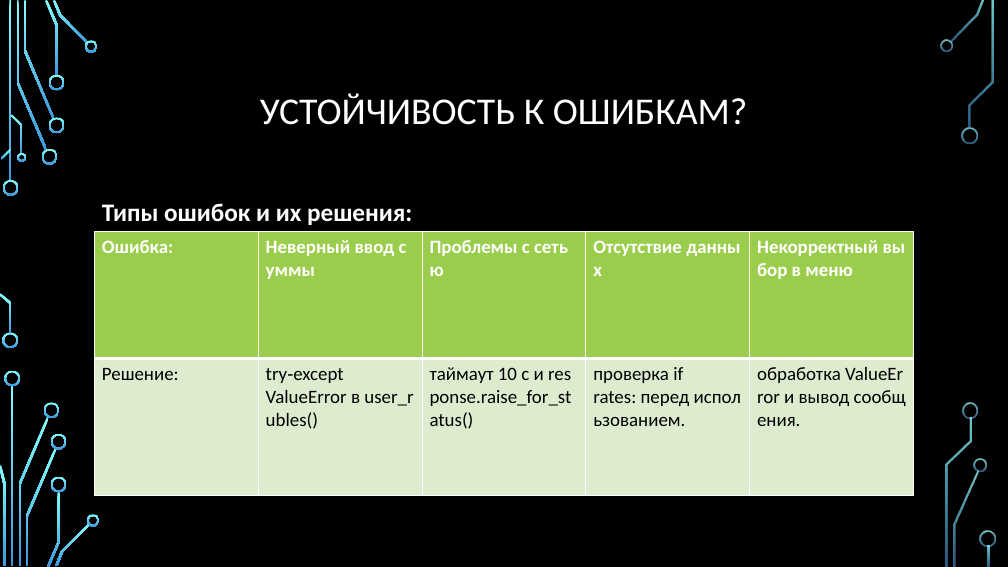
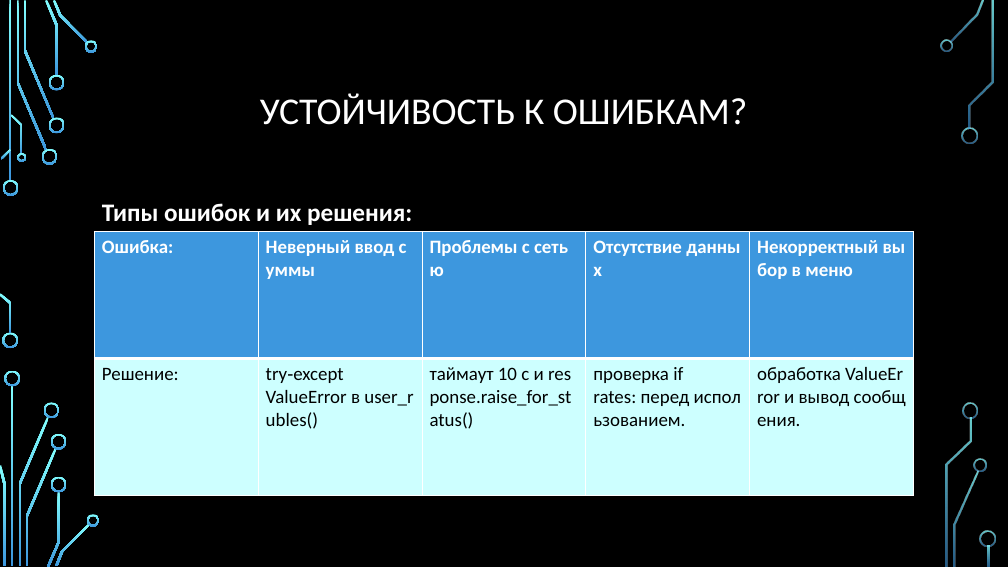
Before and after one commit to BlackPaganYT/Currency_Rates, a slide deck: slide 5 of Конвентатор валют.pptx (slide 6 before the commit). Drawn at 1008x567 pixels with LibreOffice and Linux fonts; fonts in the diff are those of the drawing; background and template pictures are left out. Boxes give left, top, right and bottom in pixels: in the first picture for what was removed or moved away, otherwise in the second. Text is boxed around its words. In the diff, an @@ line names an element or a change of style, - is before the commit and + after.

```diff
--- a/Конвентатор валют.pptx
+++ b/Конвентатор валют.pptx
@@ table at [95, 231, 915, 495] @@
@@ fill #9ACD4C to #3D97DE in row 1 @@
@@ fill #DEEDD0 to #CDFFFF in row 2 @@
```
Also in this commit, not shown: 6 other slides changed, 1 slide removed.
